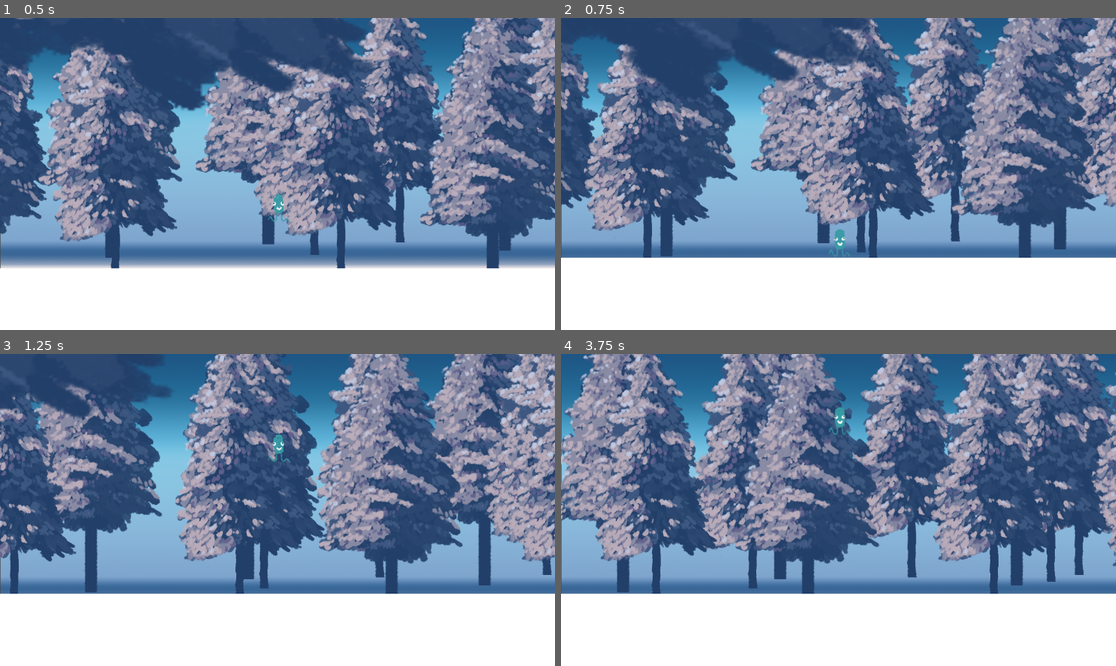
Above: before the commit, frames 1-4 (two rows, left to right).
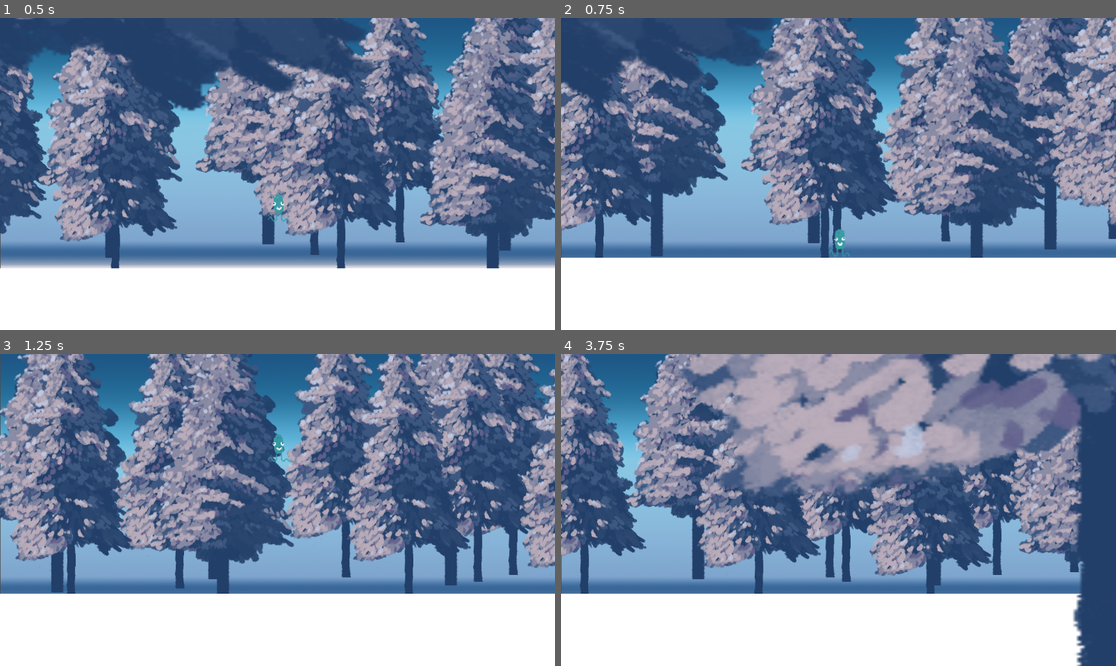
Above: after the commit, the same moments.

Repository: ThePressedGames/Hell-o-Borus
Game: Godot game, scene res://Scenes/PrototypeScenes/ProceduralGeneration/procedural_generation_test.tscn
Same seed, same stepped clock (60 frames per second), same inputs: the game is played once before the commit and once after it.
Inputs:
- Up to frame 1 (0.5 s): no input
- Up to frame 2 (0.75 s): hold Right (move-right) from 0.53 s (still down)
- Up to frame 3 (1.25 s): keep holding Right (move-right); tap Space (jump) at 0.77 s
- Up to frame 4 (3.75 s): tap Space (jump) at 1.52, 3.02 s; release Right (move-right) at 2.03 s; hold Left (move-left) 2.03-2.78 s; hold Right (move-right) from 2.78 s (still down)

Frame 1 is identical in both runs. In frame 2, 44% of the frame differs, in the area x 0-100%, y 0-77%; in frame 3, 50%; in frame 4, 57%, in the area x 0-100%, y 0-100%.

Commit message:
Player moves quicker

Diff:
--- a/Scenes/PrototypeScenes/player.tscn
+++ b/Scenes/PrototypeScenes/player.tscn
@@ -65,6 +65,7 @@
 [node name="Player" type="CharacterBody2D"]
 position = Vector2(576, -32)
 script = ExtResource("1_o78hj")
+SPEED = 800.0
 JUMP_VELOCITY = -800.0
 
 [node name="CollisionShape2D" type="CollisionShape2D" parent="."]
